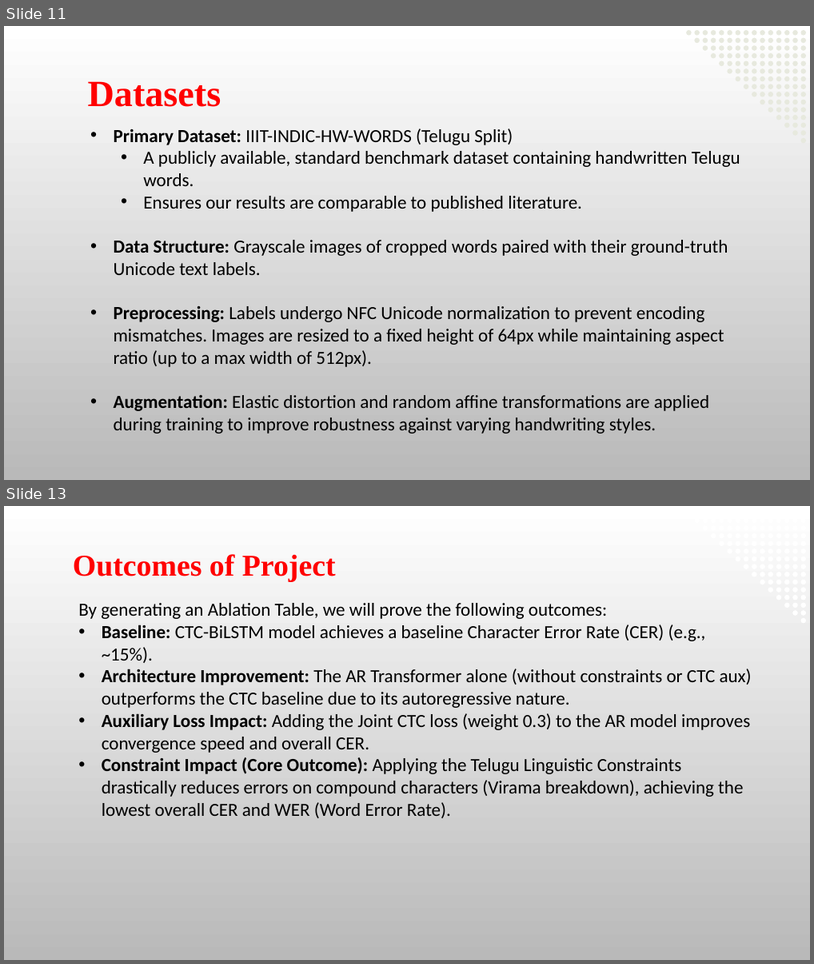
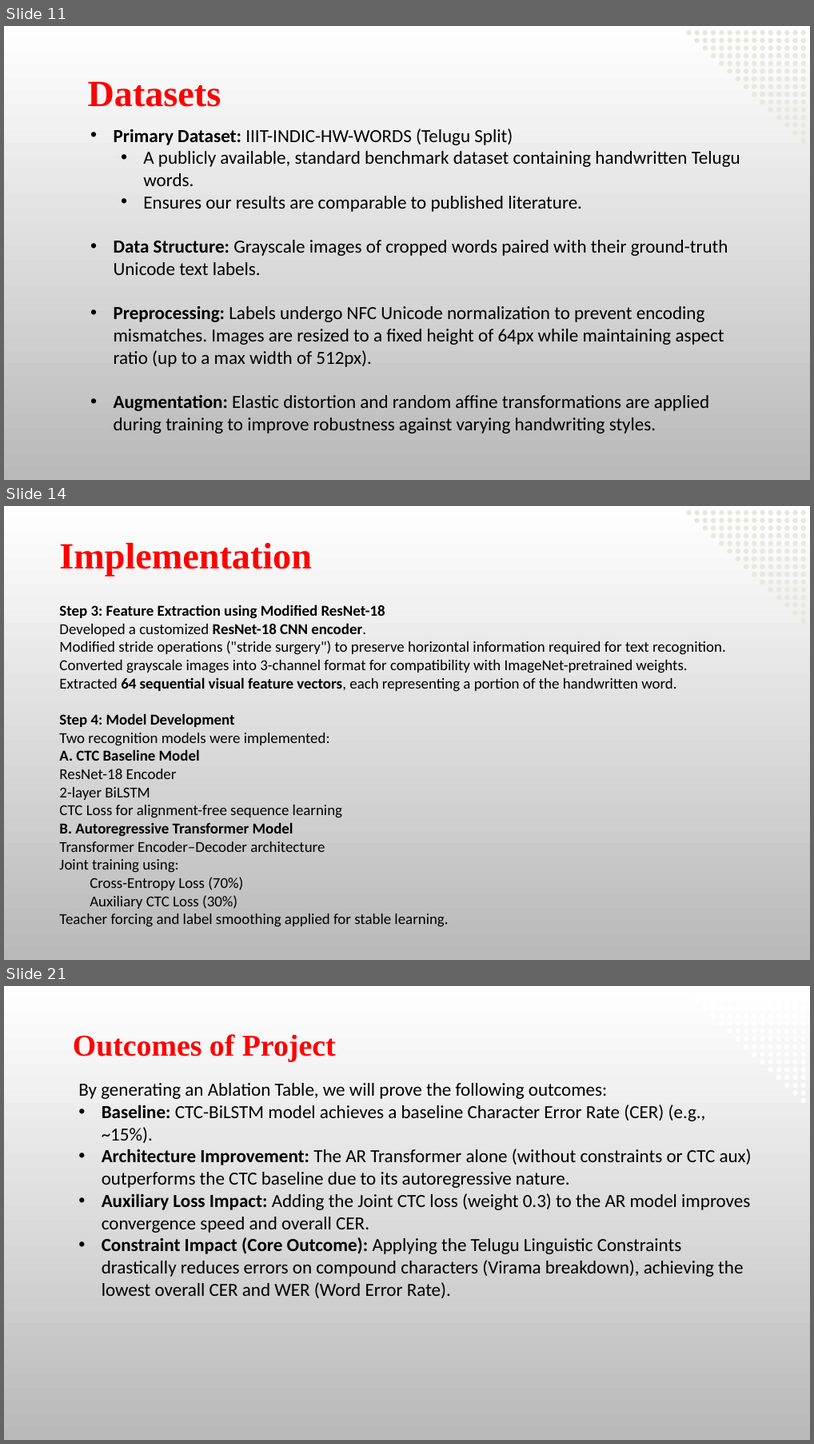
Before and after one commit to Bhargav-252006/telugu_htr, a slide deck: Major(b4).pptx. Shown one above the other, each under a label of ours: slides 11 and 13 before the commit, slides 11, 14 and 21 after it; the slides between them are not shown. The pictures are 814x964 and 814x1444 pixels, drawn with LibreOffice and Linux fonts; fonts in the diff are those of the drawing; background and template pictures are left out. Boxes give left, top, right and bottom in pixels: in the first picture for what was removed or moved away, otherwise in the second. Text is boxed around its words. In the diff, an @@ line names an element or a change of style, - is before the commit and + after.

```diff
--- a/Major(b4).pptx
+++ b/Major(b4).pptx
@@ slide 14 added at <box>4,506,810,960</box>, background picture (left out) @@
@@ text added at <box>59,543,311,576</box>, 44 pt, text #FF0000, bold @@
+Implementation
@@ text added at <box>59,604,726,927</box>, 18 pt, text #000000 @@
+Step 3: Feature Extraction using Modified ResNet-18
+Developed a customized ResNet-18 CNN encoder.
+Modified stride operations ("stride surgery") to preserve horizontal information required for text recognition.
+Converted grayscale images into 3-channel format for compatibility with ImageNet-pretrained weights.
+Extracted 64 sequential visual feature vectors, each representing a portion of the handwritten word.
+Step 4: Model Development
+Two recognition models were implemented:
+A. CTC Baseline Model
+ResNet-18 Encoder
+2-layer BiLSTM
+CTC Loss for alignment-free sequence learning
+B. Autoregressive Transformer Model
+Transformer Encoder–Decoder architecture
+Joint training using:
+  Cross-Entropy Loss (70%)
+  Auxiliary CTC Loss (30%)
+Teacher forcing and label smoothing applied for stable learning.
@@ group added at <box>687,510,806,624</box>: 120 freeform shapes @@
@@ what was slide 13 is now slide 21 @@
```
Also in this commit, not shown: 4 slides changed, 7 other slides added, 55 other files.
